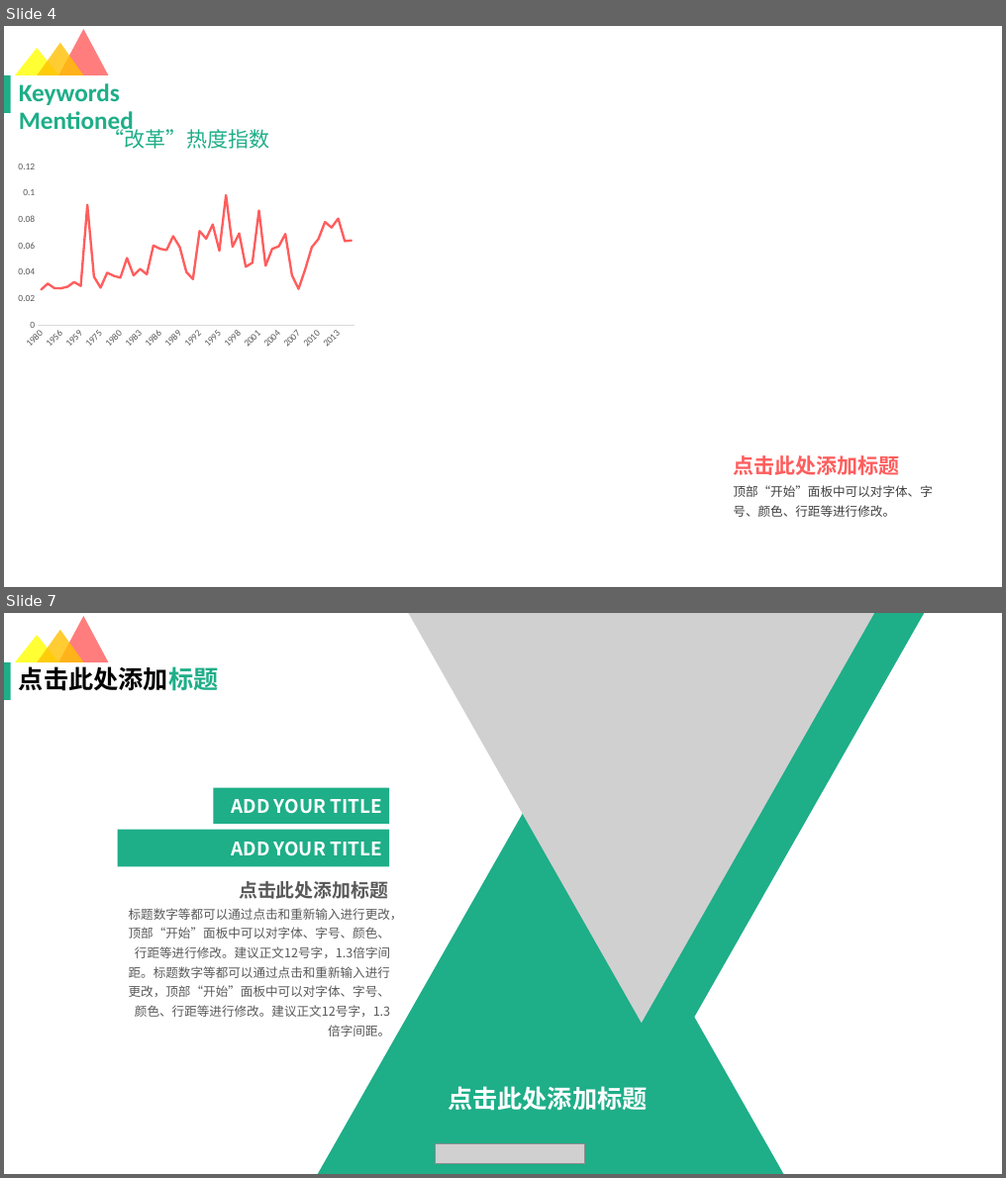
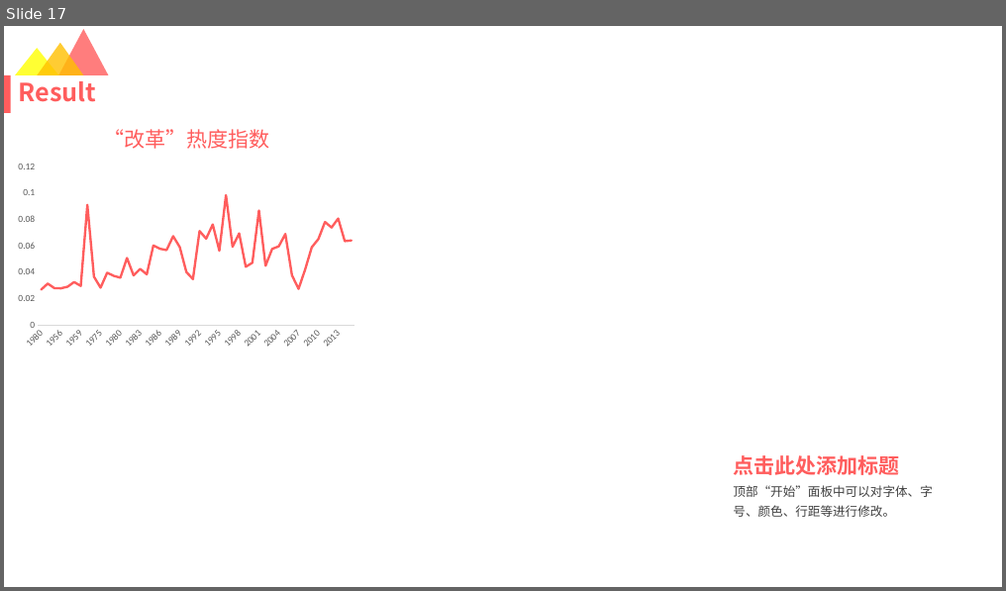
Before and after one commit to lucasxlu/CVLH, a slide deck: src/main/python/report_result/GovReport.pptx. Shown one above the other, each under a label of ours: slides 4 and 7 before the commit, slide 17 after it; the slides between them are not shown. The pictures are 1006x1178 and 1006x591 pixels, drawn with LibreOffice and Linux fonts; fonts in the diff are those of the drawing; grey boxes stand for pictures. Boxes give left, top, right and bottom in pixels: in the first picture for what was removed or moved away, otherwise in the second. Text is boxed around its words. In the diff, an @@ line names an element or a change of style, - is before the commit and + after.

```diff
--- a/src/main/python/report_result/GovReport.pptx
+++ b/src/main/python/report_result/GovReport.pptx
@@ slide 7 removed at [4, 613, 1002, 1174], background #FFFFFF; not listed: 4 template elements that a slide beside it also shows @@
@@ picture removed at [408, 613, 874, 1023] @@
@@ triangle removed at [458, 613, 925, 1023] @@
@@ title removed at [19, 666, 219, 691] @@
-点击此处添加标题
@@ rectangle removed at [213, 788, 389, 824] @@
-ADD YOUR TITLE
@@ triangle removed at [318, 764, 784, 1174] @@
@@ rectangle removed at [118, 830, 389, 866] @@
-ADD YOUR TITLE
@@ text removed at [129, 908, 403, 1037] @@
-标题数字等都可以通过点击和重新输入进行更改，顶部“开始”面板中可以对字体、字号、颜色、行距等进行修改。建议正文12号字，1.3倍字间距。标题数字等都可以通过点击和重新输入进行更改，顶部“开始”面板中可以对字体、字号、颜色、行距等进行修改。建议正文12号字，1.3倍字间距。
@@ text removed at [239, 881, 388, 899] @@
-点击此处添加标题
@@ text removed at [448, 1086, 648, 1111] @@
-点击此处添加标题
@@ picture removed at [436, 1145, 585, 1164] @@
@@ what was slide 4 is now slide 17 @@
@@ slide 17 changed as well @@
@@ rectangle at [4, 76, 11, 113]: fill #1EAE88 to #FF5D5D @@
@@ title at [19, 81, 97, 102]: text changed; font Calibri to Noto Sans CJK SC; text colour #1EAE88 to #FF5D5D @@
-Keywords Mentioned
+Result
@@ text "“改革”热度指数" at [103, 129, 269, 149]: text colour #1EAE88 to #FF5D5D @@
```
Also in this commit, not shown: 4 other slides changed, 13 slides added, 8 other slides removed, 24 other files.
